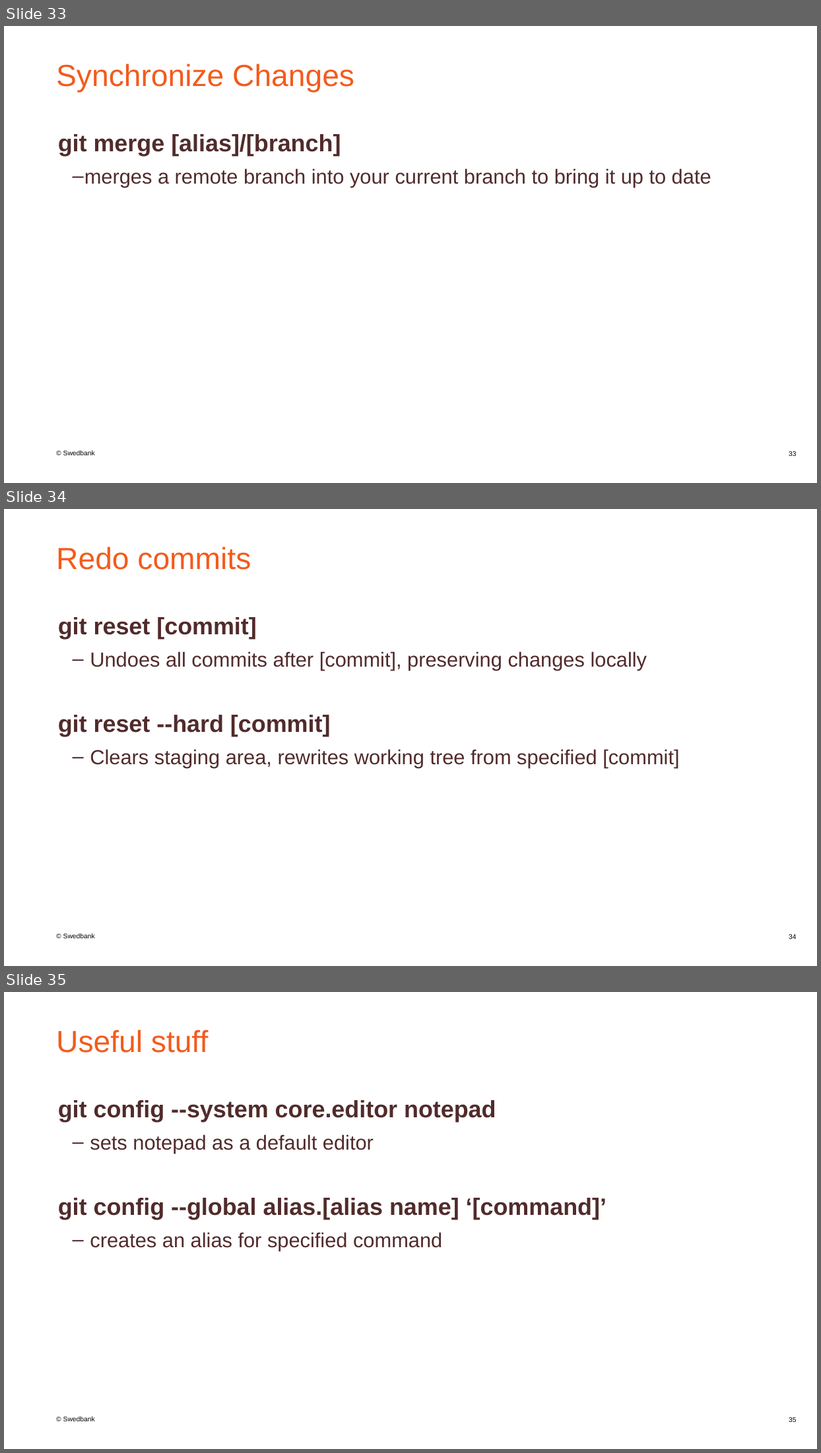
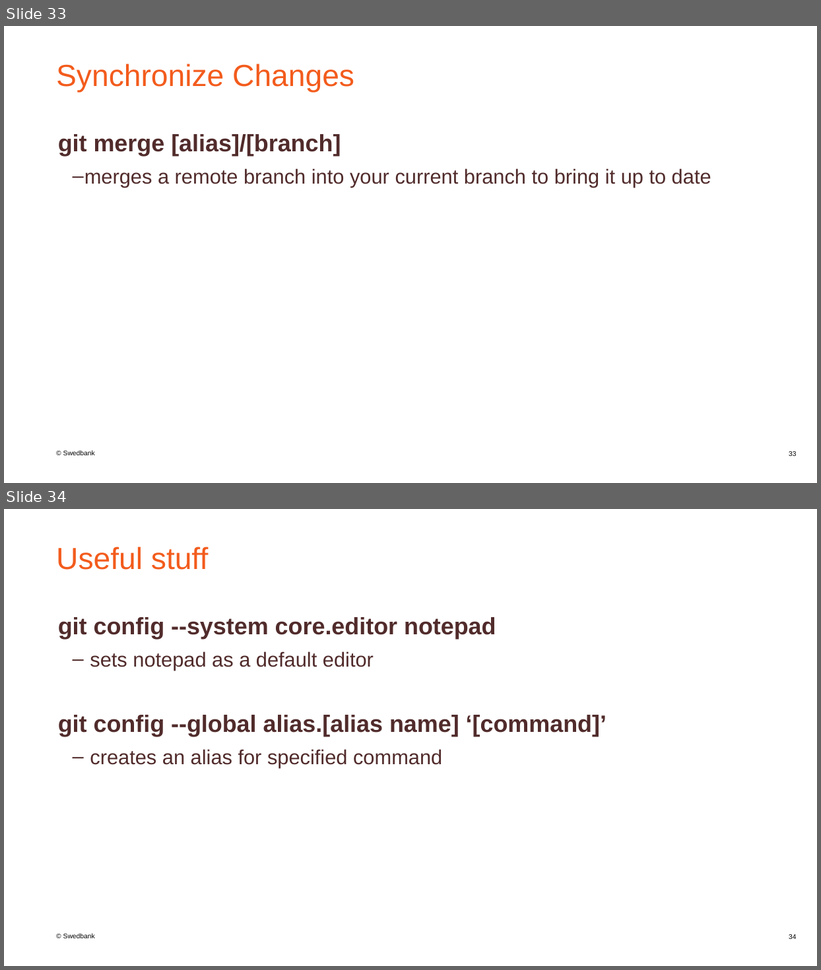
Before and after one commit to JurgisSi/git-slides, a slide deck: GIT pagrindai.pptx. Shown one above the other, each under a label of ours: slides 33, 34 and 35 before the commit, slides 33 and 34 after it. The pictures are 821x1453 and 821x970 pixels, drawn with LibreOffice and Linux fonts; fonts in the diff are those of the drawing; background and template pictures are left out. Boxes give left, top, right and bottom in pixels: in the first picture for what was removed or moved away, otherwise in the second. Text is boxed around its words. In the diff, an @@ line names an element or a change of style, - is before the commit and + after.

Commit message:
remove duplicate slide

```diff
--- a/GIT pagrindai.pptx
+++ b/GIT pagrindai.pptx
@@ slide 34 removed at (x1=4, y1=509, x2=817, y2=966), background #FFFFFF; not listed: 1 template element that a slide beside it also shows @@
@@ title removed at (x1=56, y1=547, x2=251, y2=570) @@
-Redo commits
@@ text removed at (x1=58, y1=617, x2=679, y2=768) @@
-git reset [commit]
-  – Undoes all commits after [commit], preserving changes locally
-git reset --hard [commit]
-  – Clears staging area, rewrites working tree from specified [commit]
@@ page number removed at (x1=789, y1=935, x2=796, y2=939) @@
-34
@@ what was slide 35 is now slide 34 @@
@@ page number at (x1=789, y1=935, x2=796, y2=939): text changed @@
-35
+34
```
